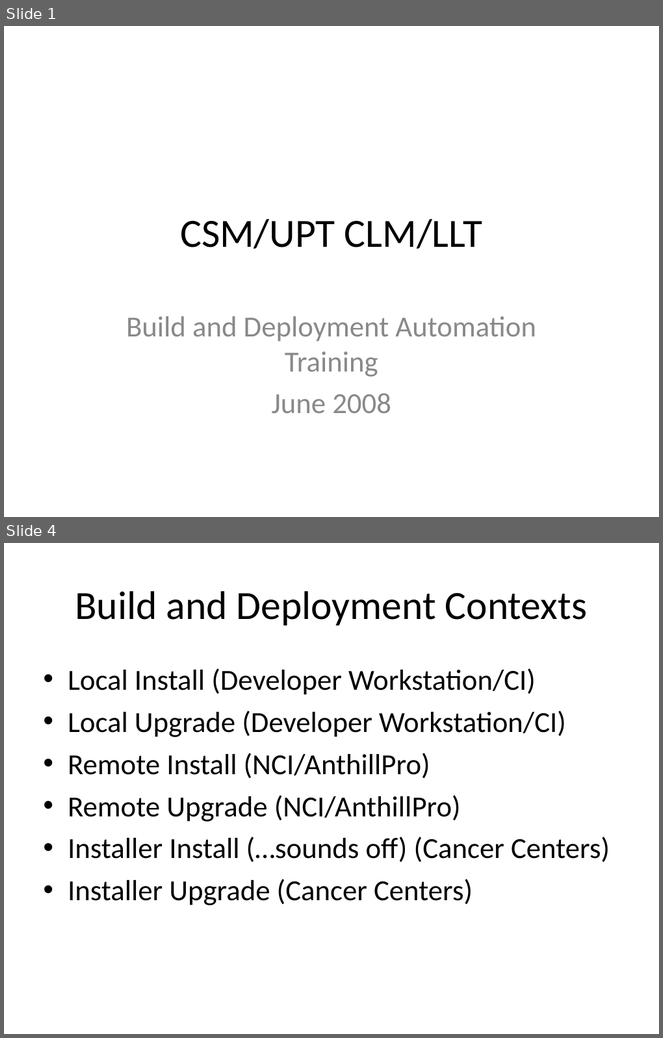
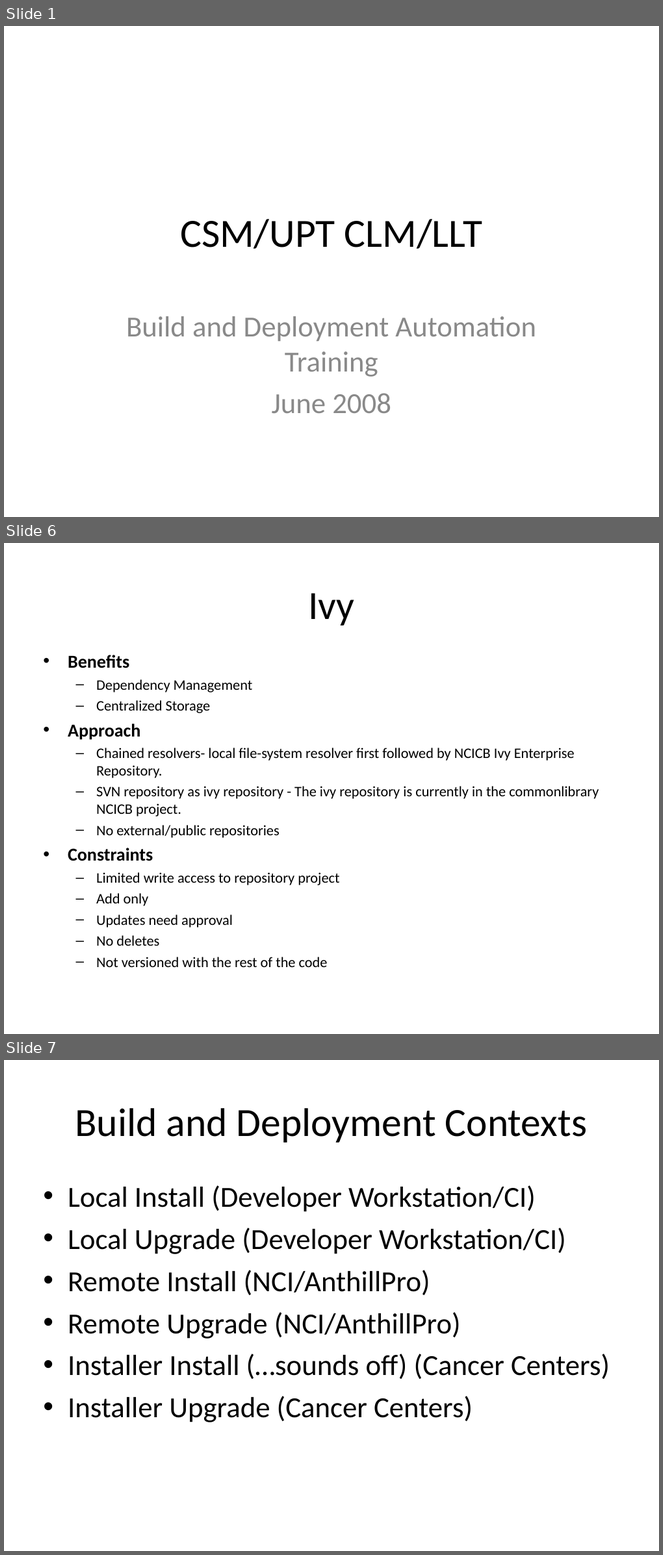
Before and after one commit to CBIIT/common-security-module-docs, a slide deck: deployment/automation/csmupt-bda-training.ppt. Shown one above the other, each under a label of ours: slides 1 and 4 before the commit, slides 1, 6 and 7 after it; the slides between them are not shown. The pictures are 663x1038 and 663x1555 pixels, drawn with LibreOffice and Linux fonts; fonts in the diff are those of the drawing. Boxes give left, top, right and bottom in pixels: in the first picture for what was removed or moved away, otherwise in the second. Text is boxed around its words. In the diff, an @@ line names an element or a change of style, - is before the commit and + after.

```diff
--- a/deployment/automation/csmupt-bda-training.ppt
+++ b/deployment/automation/csmupt-bda-training.ppt
@@ slide 6 added at bbox=[4, 543, 659, 1034], background #FFFFFF @@
@@ title added at bbox=[308, 593, 354, 626], 44 pt, text #000000 @@
+Ivy
@@ text added at bbox=[68, 655, 599, 967], 16 pt, text #000000 @@
+• Benefits
+  – Dependency Management
+  – Centralized Storage
+• Approach
+  – Chained resolvers- local file-system resolver first followed by NCICB Ivy Enterprise Repository.
+  – SVN repository as ivy repository - The ivy repository is currently in the commonlibrary NCICB project.
+  – No external/public repositories
+• Constraints
+  – Limited write access to repository project
+  – Add only
+  – Updates need approval
+  – No deletes
+  – Not versioned with the rest of the code
@@ what was slide 4 is now slide 7 @@
```
Also in this commit, not shown: 2 slides changed, 6 other slides added, 3 slides removed.
